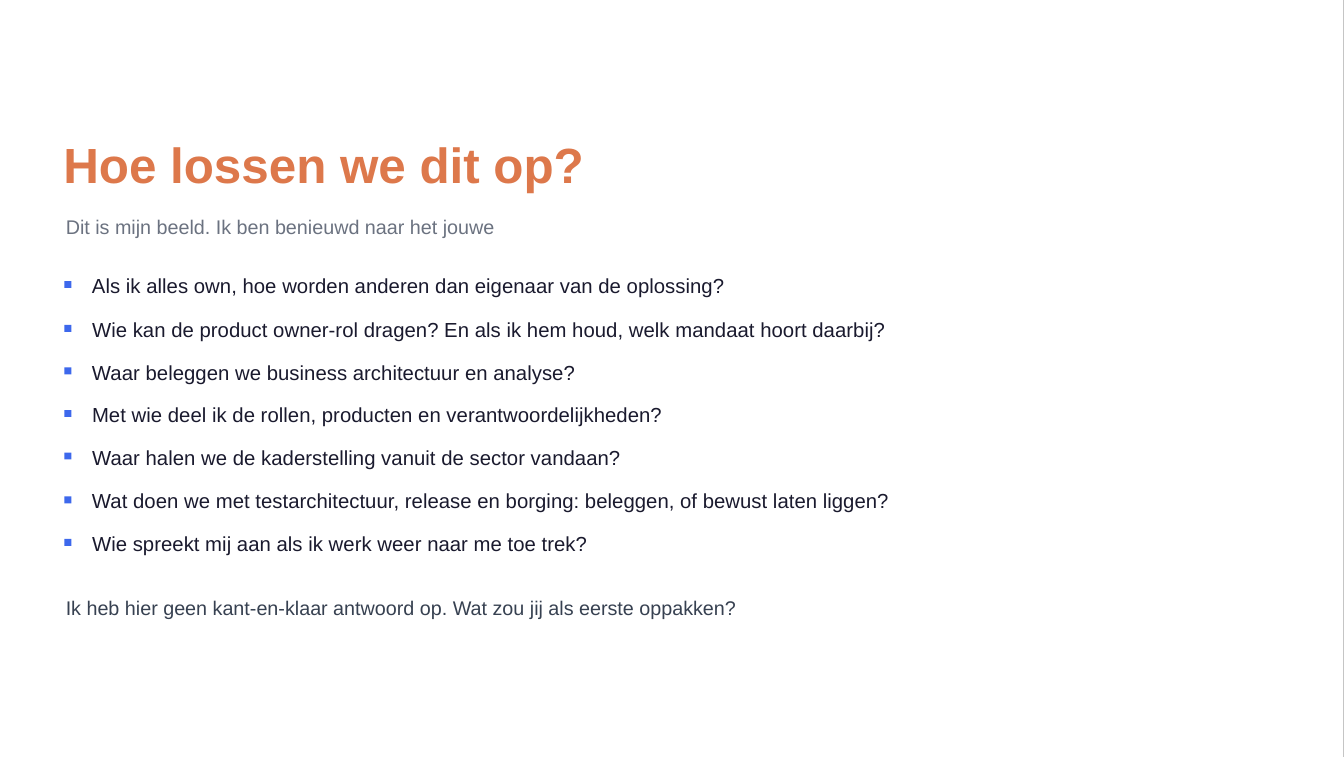
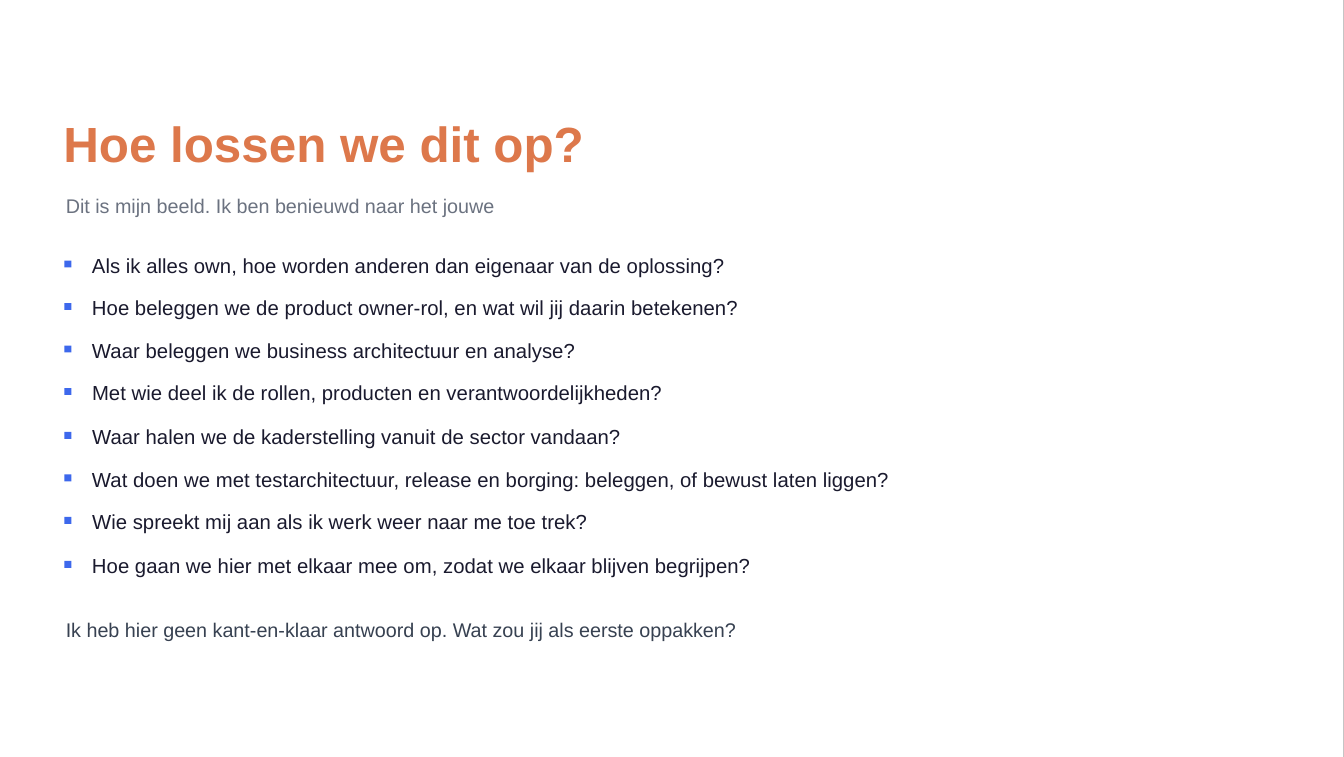
Before and after one commit to Npuls-OKx/meta, a slide deck: slide 16 of presentaties/export/260903_rollen/260903_rollen.pptx. Drawn at 1344x757 pixels with LibreOffice and Linux fonts; fonts in the diff are those of the drawing; background and template pictures are left out. Boxes give left, top, right and bottom in pixels: in the first picture for what was removed or moved away, otherwise in the second. Text is boxed around its words. In the diff, an @@ line names an element or a change of style, - is before the commit and + after.

```diff
--- a/presentaties/export/260903_rollen/260903_rollen.pptx
+++ b/presentaties/export/260903_rollen/260903_rollen.pptx
@@ text at (92,300,737,320): text changed @@
-Wie kan de product owner-rol dragen? En als ik hem houd, welk mandaat hoort daarbij?
+Hoe beleggen we de product owner-rol, en wat wil jij daarin betekenen?
@@ text "Met wie deel ik de ...": place and size @@
-text "Met wie deel ik de ..." at (92,407,661,427)
+text "Met wie deel ik de ..." at (92,385,661,405)
@@ 7 texts, 7 freeform shapes: place and size @@
-7 texts, 7 freeform shapes at (63,147,889,556)
+7 texts, 7 freeform shapes at (63,126,889,534)
@@ freeform shape added at (65,561,71,567), fill #3D68EC @@
@@ text added at (92,558,750,578), 11.1 pt, text #1A1A2E @@
+Hoe gaan we hier met elkaar mee om, zodat we elkaar blijven begrijpen?
@@ text "Ik heb hier geen kant-en-klaar ...": place and size @@
-text "Ik heb hier geen kant-en-klaar ..." at (66,600,736,619)
+text "Ik heb hier geen kant-en-klaar ..." at (66,622,736,641)
```
Also in this commit, not shown: 1 other slide changed, 2 other files.
